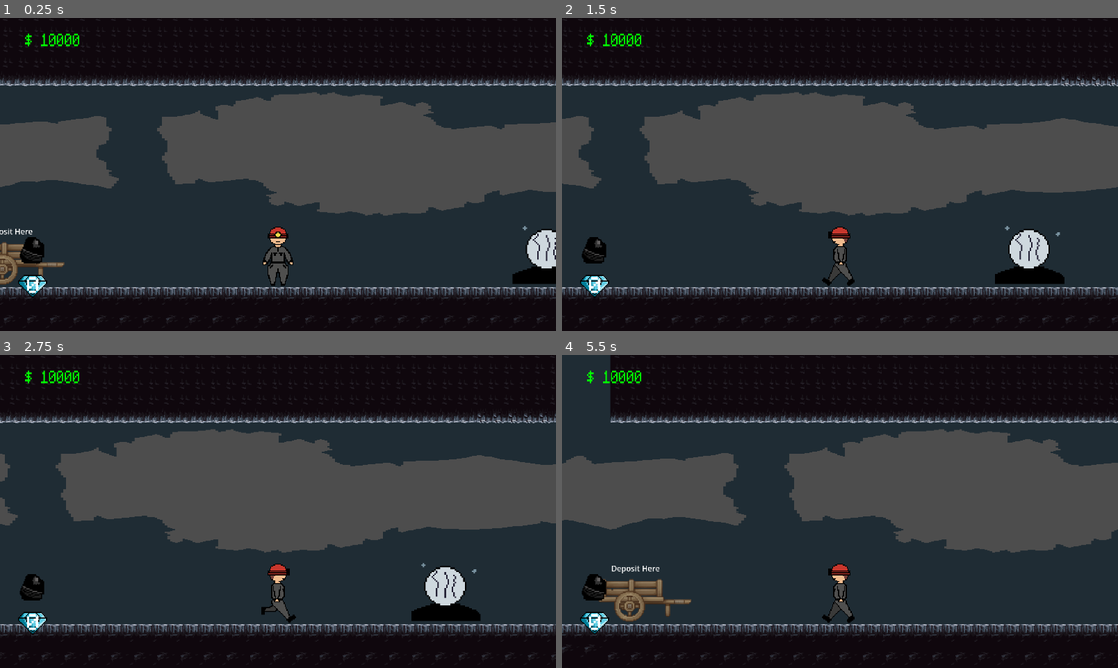
Above: before the commit, frames 1-4 (two rows, left to right).
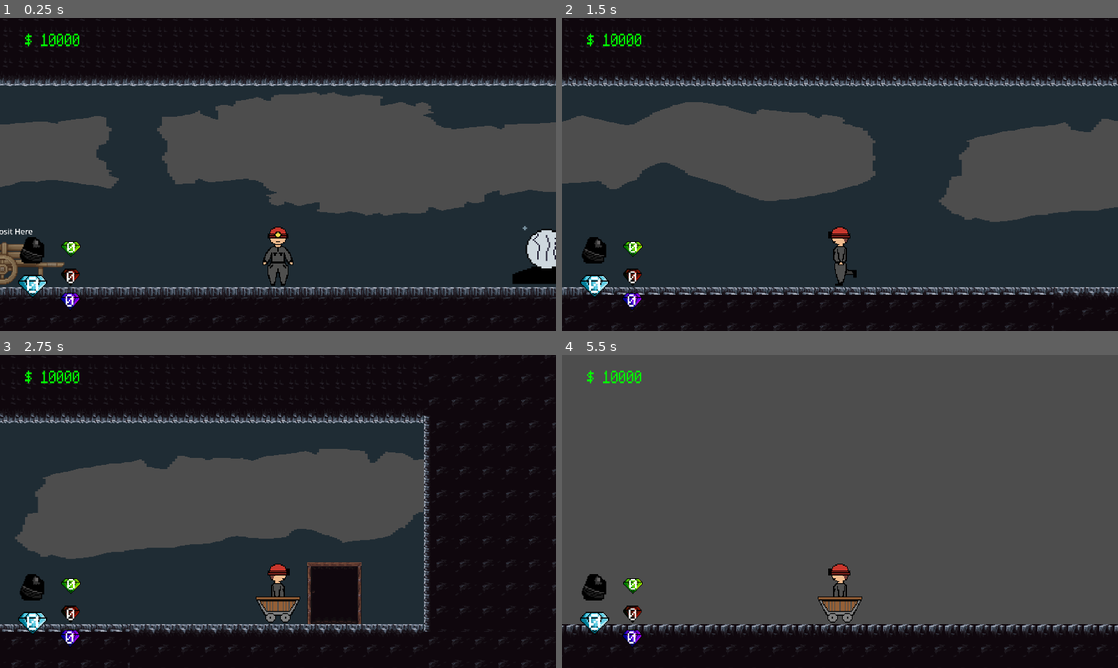
Above: after the commit, the same moments.

Repository: Jrees98/Pirate_Jam_15
Game: Godot game, scene res://Scenes/main.tscn
Two runs of this game, one before a commit and one after it. Both use one fixed random seed, a clock stepped at 60 frames per second and the inputs below. The project has no main scene, so this scene is started directly.
Inputs (mouse positions are in pixels of both pictures, inside the frame that each line leads up to):
- Up to frame 1 (0.25 s): no input
- Up to frame 2 (1.5 s): tap Enter at 0.5 s; move the mouse to (1106, 255) at 0.52 s; hold D (move_right) 0.53-1.28 s; hold M (minecart) 0.53-1.28 s; move the mouse to (728, 190) at 1.27 s; hold A (move_left) from 1.28 s (still down); tap E (interact) at 1.35 s
- Up to frame 3 (2.75 s): tap M (minecart) at 1.55 s; move the mouse to (333, 442) at 2.02 s; release A (move_left) at 2.03 s; hold D (move_right) from 2.03 s (still down); hold M (minecart) from 2.03 s (still down)
- Up to frame 4 (5.5 s): move the mouse to (812, 574) at 2.77 s; release M (minecart) at 2.78 s; tap M (minecart) at 2.85, 3.8, 4.35 s; move the mouse to (1006, 558) at 3.52 s; release D (move_right) at 3.53 s; hold E (interact) 3.53-4.28 s; hold A (move_left) from 3.53 s (still down); move the mouse to (673, 464) at 4.27 s; move the mouse to (867, 511) at 5.02 s; hold M (minecart) from 5.03 s (still down)

The runs differ from the first frame. In frame 1, 0.3% of the frame differs, in the area x 10-15%, y 71-94%; in frame 2, 19%; in frame 3, 30%; in frame 4, 63%, in the area x 0-100%, y 0-98%.
Error after the commit: Attempt to call function 'show' in base 'null instance' on a null instance. (res://Scripts/mining_node.gd:25)

Commit message:
minecart speed added

Diff:
--- a/Global.gd
+++ b/Global.gd
@@ -2,6 +2,9 @@
 var total_coal : int
 var total_gems : int
 var total_coins : int
+var total_greengem : int
+var total_purplegem : int
+var total_redgem : int
 
 var blue_gem_chance
 var coal_chance
--- a/Scenes/player.tscn
+++ b/Scenes/player.tscn
@@ -76,10 +76,11 @@
 script = ExtResource("1_gr4sc")
 
 [node name="AnimatedSprite2D" type="AnimatedSprite2D" parent="."]
+z_index = 3
 scale = Vector2(2, 2)
 sprite_frames = SubResource("SpriteFrames_lmb3k")
 autoplay = "default"
-frame_progress = 0.102949
+frame_progress = 0.447369
 
 [node name="CollisionShape2D" type="CollisionShape2D" parent="."]
 position = Vector2(-0.5, 0.5)
@@ -143,9 +144,8 @@
 text = "0"
 
 [node name="RedGemSprite2" type="Sprite2D" parent="RockNodeUI/HBoxContainer"]
-visible = false
 self_modulate = Color(1, 0.0823529, 0, 1)
-position = Vector2(90.8473, -71)
+position = Vector2(292, 9)
 scale = Vector2(2.9375, 3.52083)
 texture = ExtResource("4_njvkg")
 
@@ -159,9 +159,8 @@
 text = "0"
 
 [node name="GreenGemSprite3" type="Sprite2D" parent="RockNodeUI/HBoxContainer"]
-visible = false
 self_modulate = Color(1, 1, 0, 1)
-position = Vector2(90.8473, -143)
+position = Vector2(294, -108)
 scale = Vector2(3.07697, 3.22474)
 texture = ExtResource("4_njvkg")
 
@@ -175,9 +174,8 @@
 text = "0"
 
 [node name="PurpleGemSprite4" type="Sprite2D" parent="RockNodeUI/HBoxContainer"]
-visible = false
 self_modulate = Color(1, 0, 1, 1)
-position = Vector2(189.847, -71)
+position = Vector2(291, 109)
 scale = Vector2(3.10519, 3.65769)
 texture = ExtResource("4_njvkg")
 
--- a/Scripts/mining_node.gd
+++ b/Scripts/mining_node.gd
@@ -51,5 +51,14 @@
 
 func gem_chance():
 	var number = rng.randi_range(1,Global.blue_gem_chance)
+	var greenNumber = rng.randi_range(1, 10)
+	var purpleNumber = rng.randi_range(1,20)
+	var redNumber = rng.randi_range(1,50)
 	if number == 1:
 		Global.total_gems +=1
+	if greenNumber == 1:
+		Global.total_greengem += 1
+	if purpleNumber == 1:
+		Global.total_purplegem += 1
+	if redNumber == 1:
+		Global.total_redgem += 1
--- a/Scripts/player.gd
+++ b/Scripts/player.gd
@@ -19,7 +19,6 @@
 		velocity.x = 0
 		$AnimatedSprite2D.play("default")
 	move_and_slide()
-	print(direction)
 
 	if direction > 0:
 		$AnimatedSprite2D.play("walk")
@@ -28,9 +27,9 @@
 		$AnimatedSprite2D.flip_h = true
 
 	if Input.is_action_pressed("minecart"):
-		if in_minecart == false:
-			$AnimatedSprite2D.play("minecart")
-			in_minecart = true
+		$AnimatedSprite2D.play("minecart")
+		in_minecart = true
+		Global.move_speed = 5000
 
 
 
@@ -38,5 +37,7 @@
 	$RockNodeUI/HBoxContainer/CoalSprite/CoalQuantity.text = str(Global.total_coal)
 	$RockNodeUI/HBoxContainer/BlueGemSprite/GemQuantity.text = str(Global.total_gems)
 	$RockNodeUI/Coins.text = "$ " + str(Global.total_coins)
-
+	$RockNodeUI/HBoxContainer/RedGemSprite2/GemQuantity.text = str(Global.total_redgem)
+	$RockNodeUI/HBoxContainer/GreenGemSprite3/GemQuantity.text = str(Global.total_greengem)
+	$RockNodeUI/HBoxContainer/PurpleGemSprite4/GemQuantity.text = str(Global.total_purplegem)
 	speed = Global.move_speed
